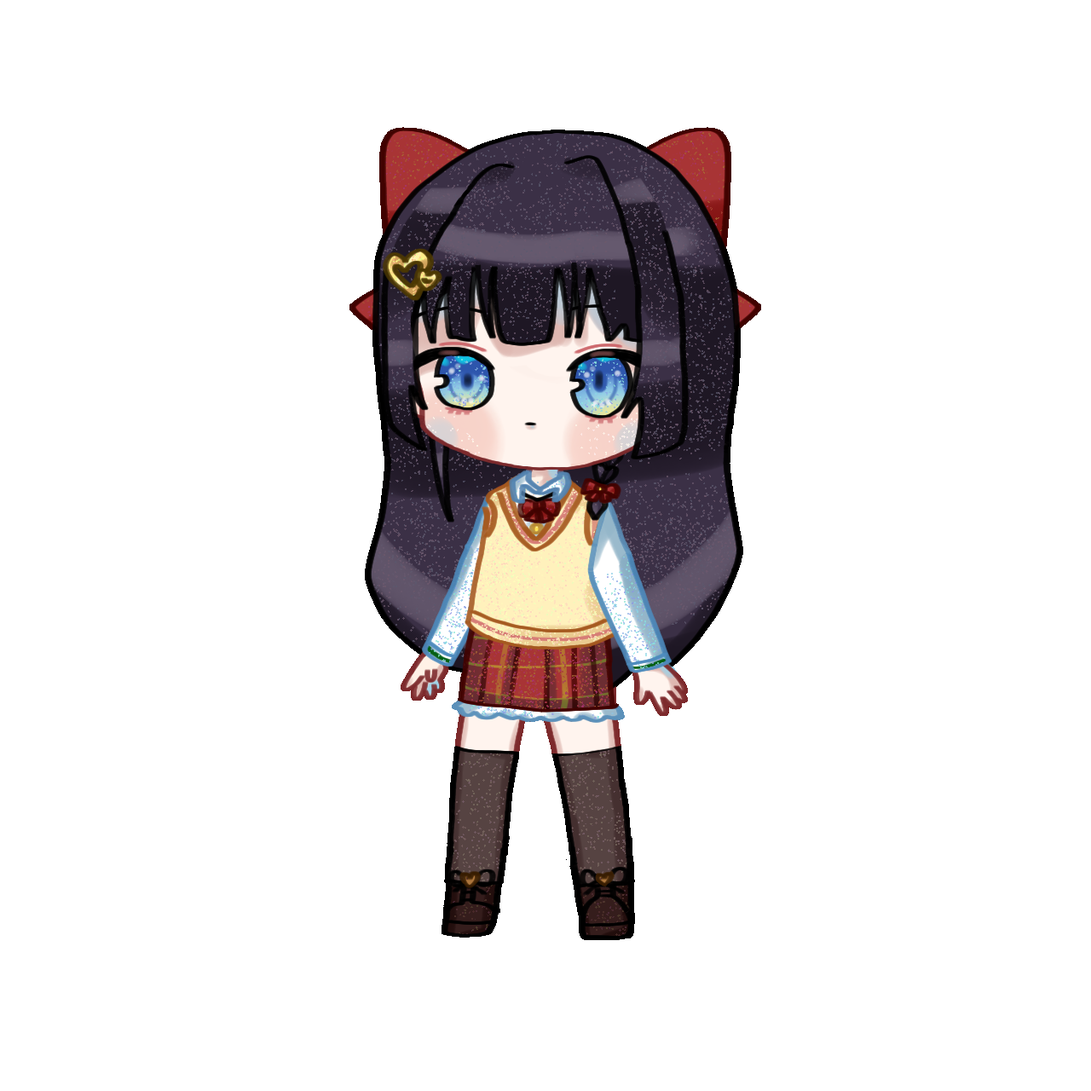
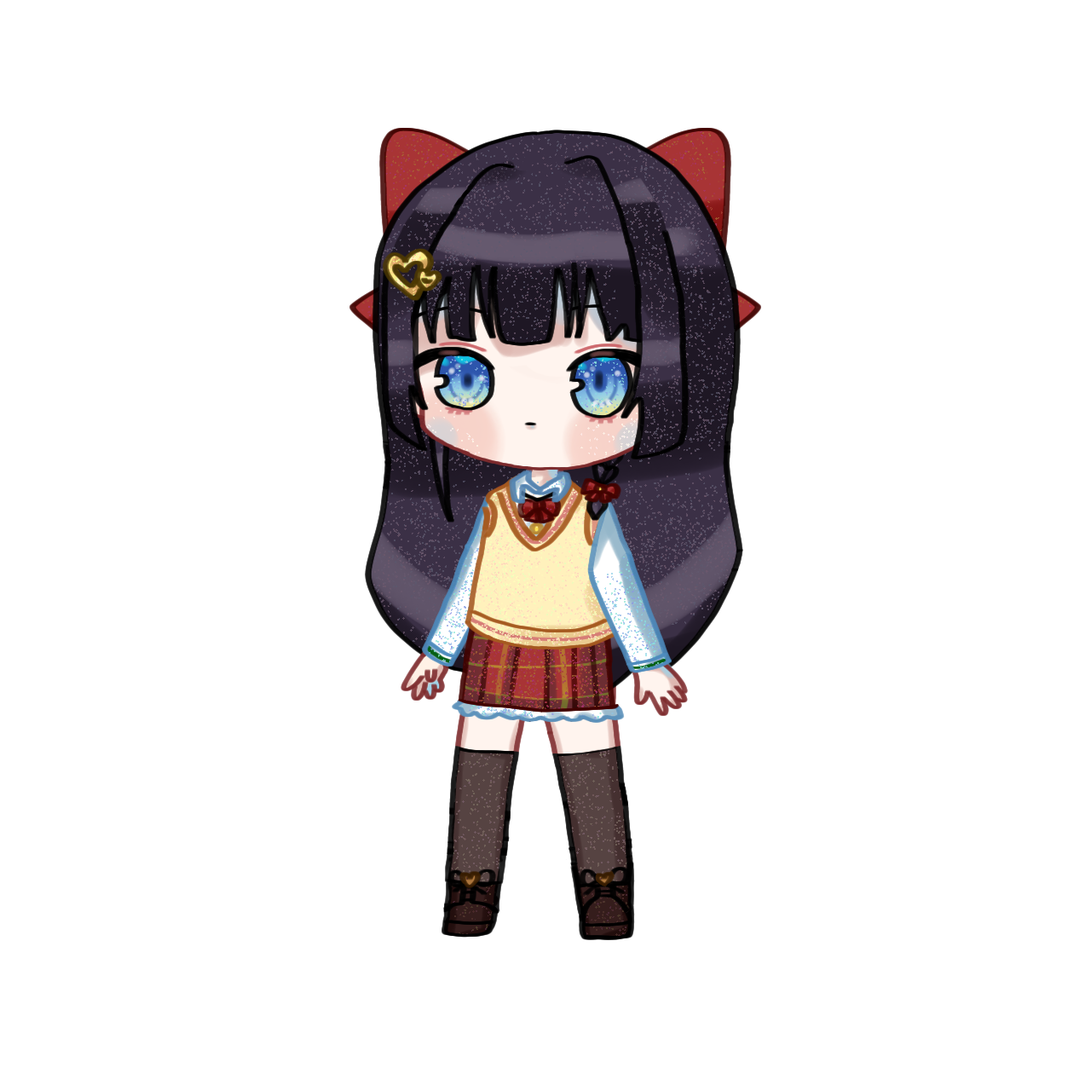
Layer changes from the first 1091px x 1091px image to the second:
painted on "01Accessory" over <box>381,147,653,460</box>
removed layer "03SideUpHair" from group "폴더 2" over <box>381,147,653,460</box>
painted on "06Eye" over <box>508,167,725,259</box>
removed layer "08Head" from group "폴더 2" over <box>508,167,725,259</box>
